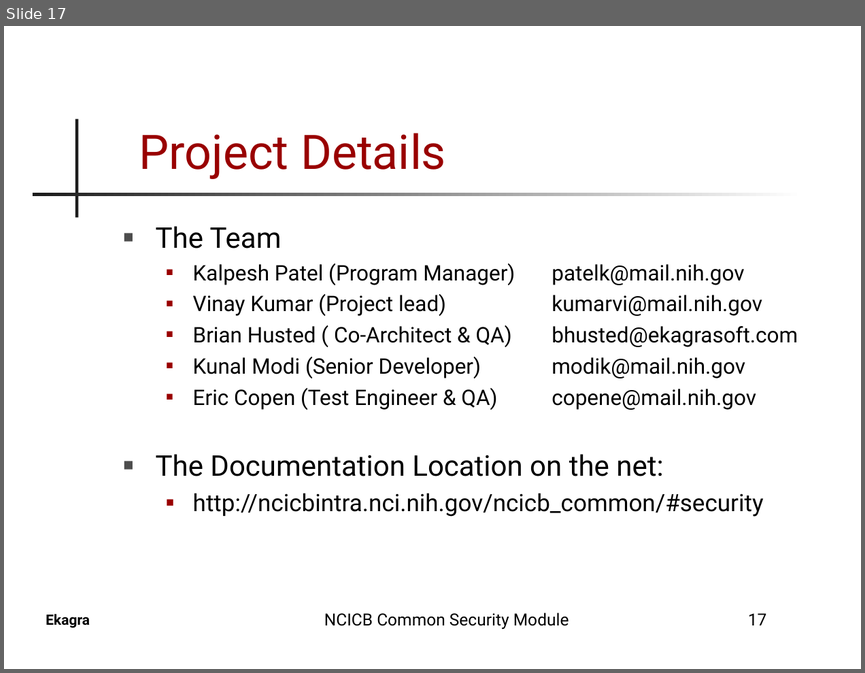
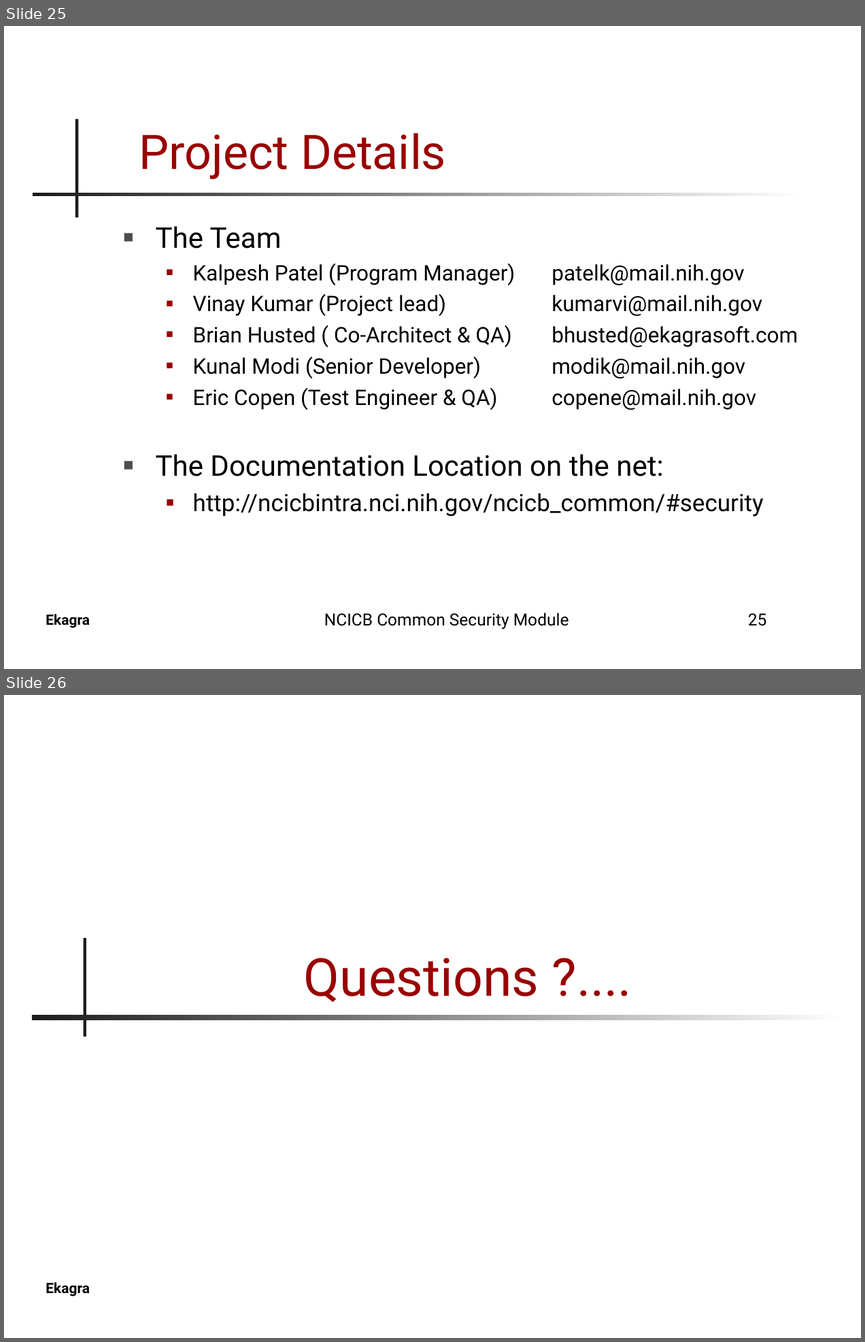
Before and after one commit to CBIIT/common-security-module-docs, a slide deck: CSM_Presentation.ppt. Shown one above the other, each under a label of ours: slide 17 before the commit, slides 25 and 26 after it. The pictures are 865x673 and 865x1342 pixels, drawn with LibreOffice and Linux fonts; fonts in the diff are those of the drawing; background and template pictures are left out. Boxes give left, top, right and bottom in pixels: in the first picture for what was removed or moved away, otherwise in the second. Text is boxed around its words. In the diff, an @@ line names an element or a change of style, - is before the commit and + after.

```diff
--- a/CSM_Presentation.ppt
+++ b/CSM_Presentation.ppt
@@ slide 26 added at (x1=4, y1=695, x2=861, y2=1338), background #FFFFFF; not listed: 1 template element that a slide beside it also shows @@
@@ rectangle added at (x1=84, y1=938, x2=87, y2=1036), fill #1C1C1C @@
@@ title added at (x1=304, y1=957, x2=539, y2=1002), 44 pt, text #990000 @@
+Questions ?....
@@ rectangle added at (x1=33, y1=1015, x2=847, y2=1020), fill gradient #FFFFFF to #1C1C1C @@
@@ what was slide 17 is now slide 25 @@
@@ page number at (x1=748, y1=613, x2=767, y2=626): text changed @@
-17
+25
```
Also in this commit, not shown: 7 slides changed, 8 other slides added, 1 slide removed.
